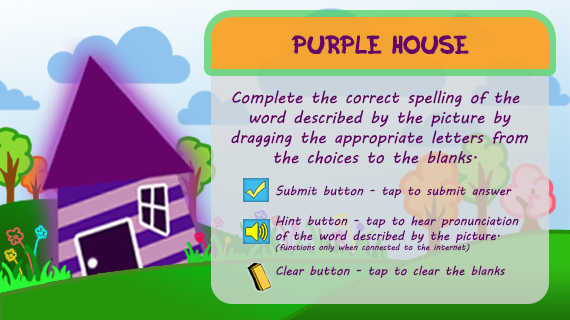
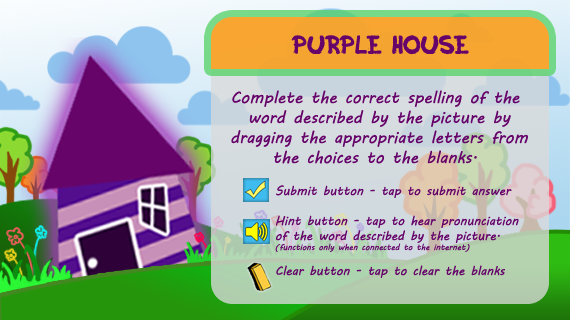
Layer changes from the first 570 × 320 image to the second:
painted on "Rounded Rectangle 1", unmasked it over box(213, 35, 547, 304)
